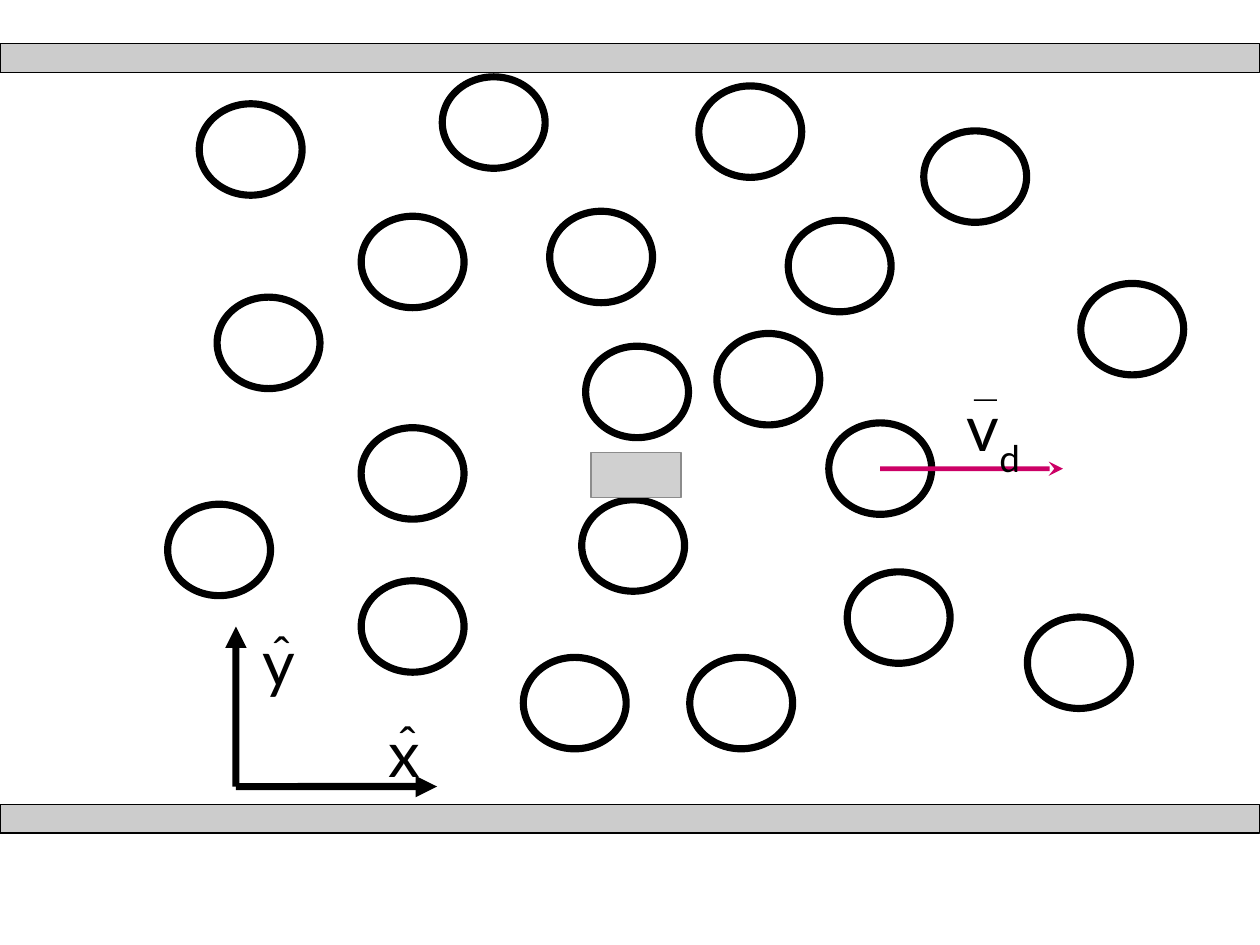
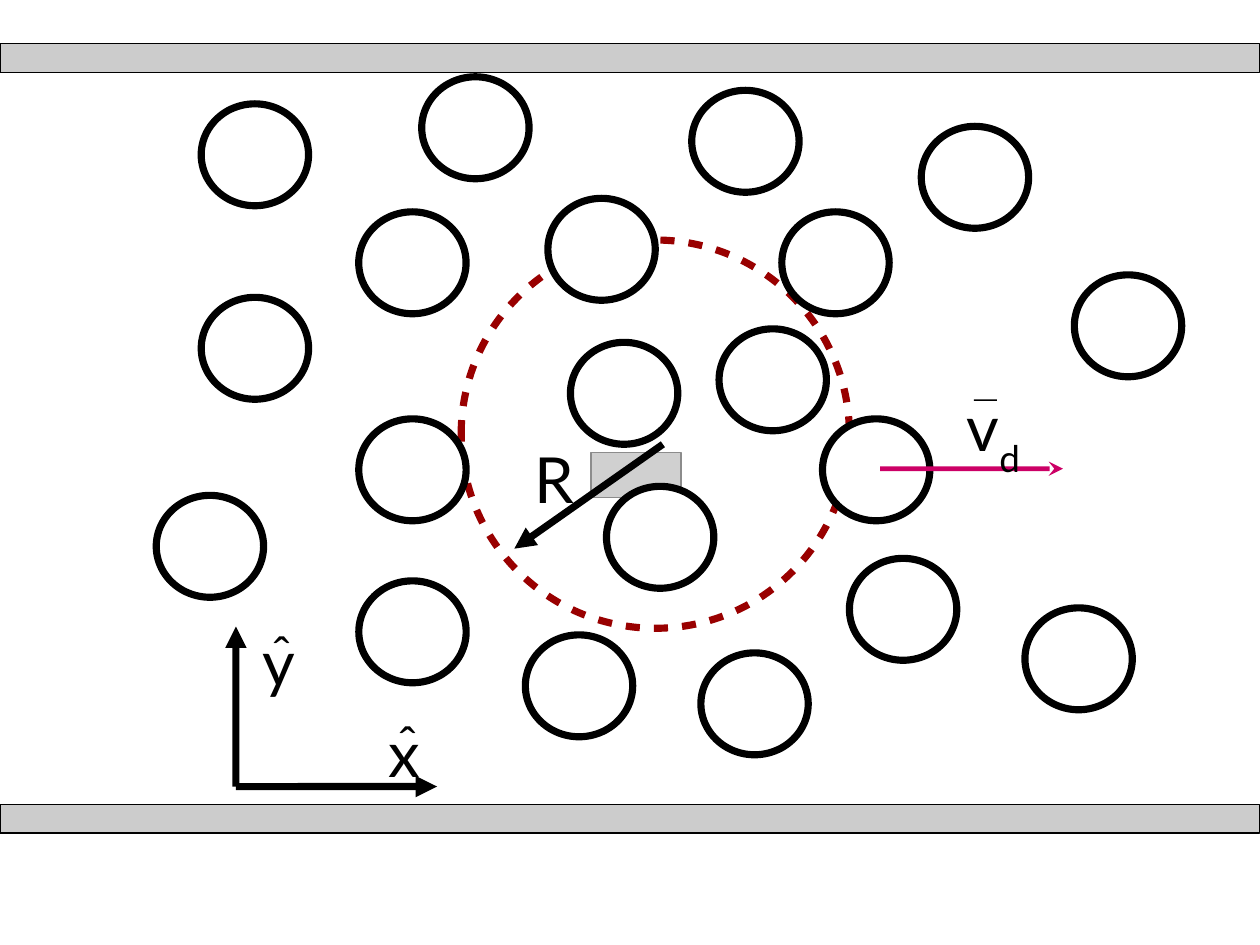
Before and after one commit to ignaciosticco/fundamental-diagram-in-the-contex-of-the-social-force-model, a slide deck: slide 1 of plots/corridor.odp. Drawn at 1260x945 pixels with LibreOffice and Linux fonts; fonts in the diff are those of the drawing; grey boxes stand for pictures. Boxes give left, top, right and bottom in pixels: in the first picture for what was removed or moved away, otherwise in the second. Text is boxed around its words. In the diff, an @@ line names an element or a change of style, - is before the commit and + after.

```diff
--- a/plots/corridor.odp
+++ b/plots/corridor.odp
@@ ellipse: place and size @@
-ellipse at [442,77,545,168]
+ellipse at [422,77,529,178]
@@ ellipse: place and size @@
-ellipse at [199,104,302,196]
+ellipse at [201,104,309,206]
@@ ellipse: place and size @@
-ellipse at [699,86,802,177]
+ellipse at [692,90,799,192]
@@ ellipse added at [922,127,1029,229], fill #FFFFFF, outline #000000 4.51 pt @@
@@ ellipse: place and size @@
-ellipse at [550,212,653,303]
+ellipse at [548,199,655,301]
@@ ellipse: place and size @@
-ellipse at [361,216,464,308]
+ellipse at [359,212,466,313]
@@ ellipse: place and size @@
-ellipse at [789,221,892,312]
+ellipse at [782,212,890,313]
@@ ellipse added at [462,240,851,629], fill #FFFFFF, outline #990000 4.51 pt @@
@@ ellipse: place and size @@
-ellipse at [217,297,320,389]
+ellipse at [201,297,309,399]
@@ ellipse: place and size @@
-ellipse at [1082,284,1185,375]
+ellipse at [1075,274,1182,376]
@@ ellipse: place and size @@
-ellipse at [717,334,820,425]
+ellipse at [719,329,827,431]
@@ ellipse: place and size @@
-ellipse at [585,346,688,438]
+ellipse at [571,342,678,444]
@@ ellipse: place and size @@
-ellipse at [361,428,464,519]
+ellipse at [359,418,466,520]
@@ ellipse: place and size @@
-ellipse at [829,423,932,515]
+ellipse at [823,418,931,520]
@@ arrow added from (663, 445) to (515, 549), #000000 4.51 pt @@
@@ text added at [535,457,575,515], 40 pt, text #000000 @@
+R
@@ ellipse: place and size @@
-ellipse at [168,504,271,596]
+ellipse at [157,495,264,597]
@@ ellipse: place and size @@
-ellipse at [582,500,685,591]
+ellipse at [607,486,715,588]
@@ ellipse: place and size @@
-ellipse at [847,572,950,663]
+ellipse at [850,558,957,660]
@@ ellipse: place and size @@
-ellipse at [361,581,464,672]
+ellipse at [359,581,466,683]
@@ ellipse: place and size @@
-ellipse at [1028,617,1131,709]
+ellipse at [1026,608,1133,710]
@@ ellipse: place and size @@
-ellipse at [524,657,627,749]
+ellipse at [526,635,633,736]
@@ ellipse: place and size @@
-ellipse at [691,657,794,749]
+ellipse at [701,653,808,755]
```
Also in this commit, not shown: 8 other files.
